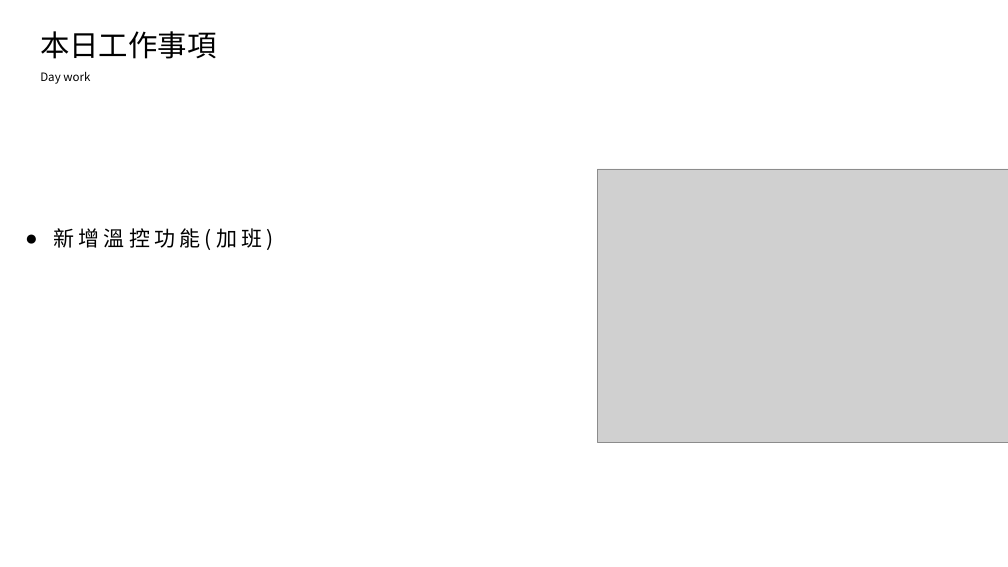
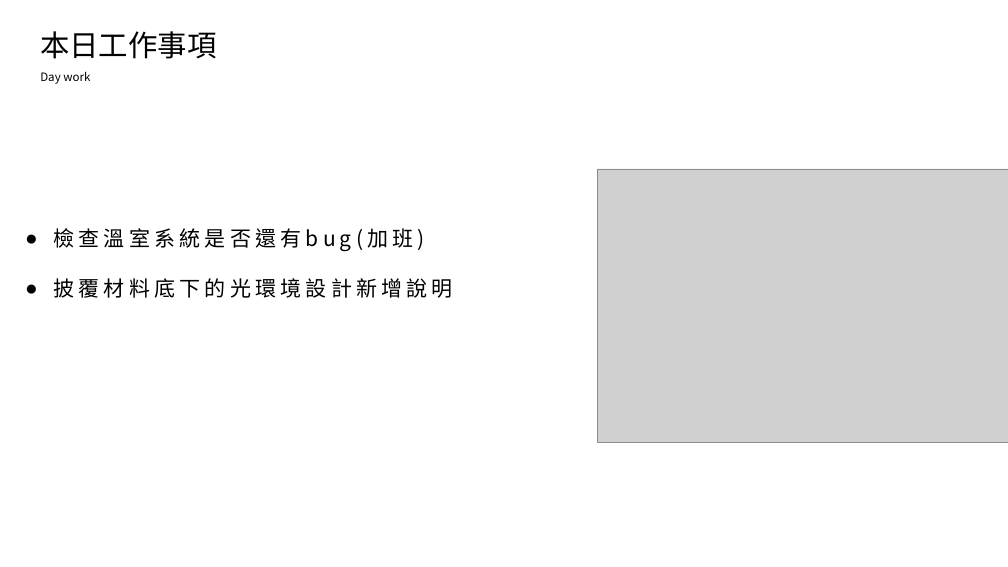
Before and after one commit to ZheHong1021/ExcelSystem, a slide deck: slide 2 of 工作日報_葉柏漢/2021.12/2021.12.15(加班)_2021.12.16工作日報_葉柏漢.pptx. Drawn at 1008x567 pixels with LibreOffice and Linux fonts; fonts in the diff are those of the drawing; grey boxes stand for pictures. Boxes give left, top, right and bottom in pixels: in the first picture for what was removed or moved away, otherwise in the second. Text is boxed around its words. In the diff, an @@ line names an element or a change of style, - is before the commit and + after.

```diff
--- a/工作日報_葉柏漢/2021.12/2021.12.15(加班)_2021.12.16工作日報_葉柏漢.pptx
+++ b/工作日報_葉柏漢/2021.12/2021.12.15(加班)_2021.12.16工作日報_葉柏漢.pptx
@@ text at bbox=[53, 228, 453, 298]: text changed @@
-● 新增溫控功能(加班)
+● 檢查溫室系統是否還有bug(加班)
+● 披覆材料底下的光環境設計新增說明
```
Also in this commit, not shown: 1 other slide changed.
